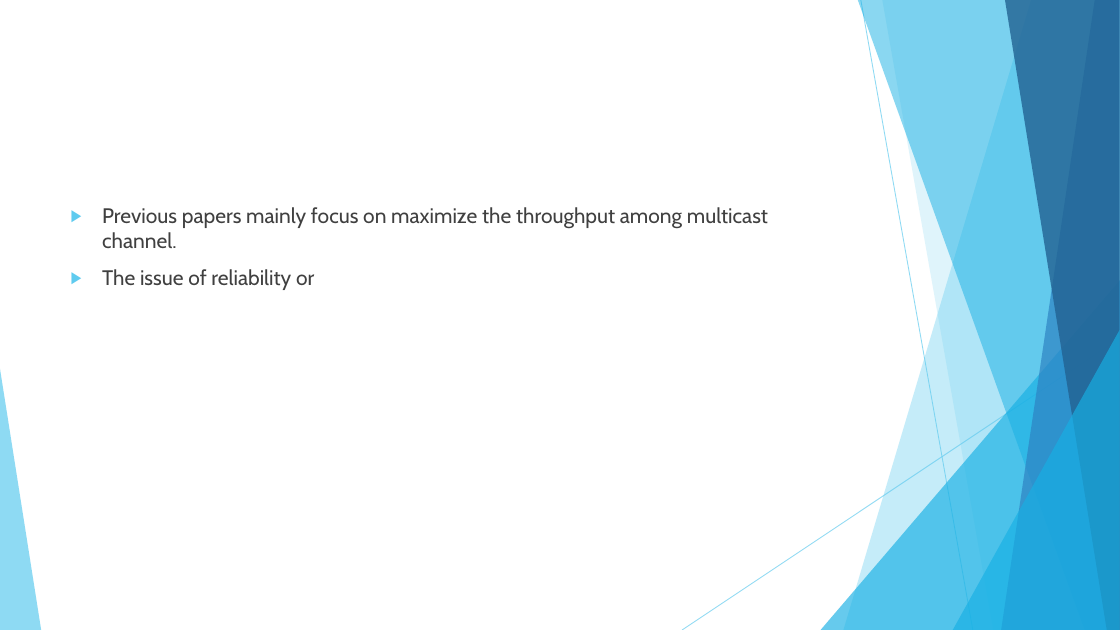
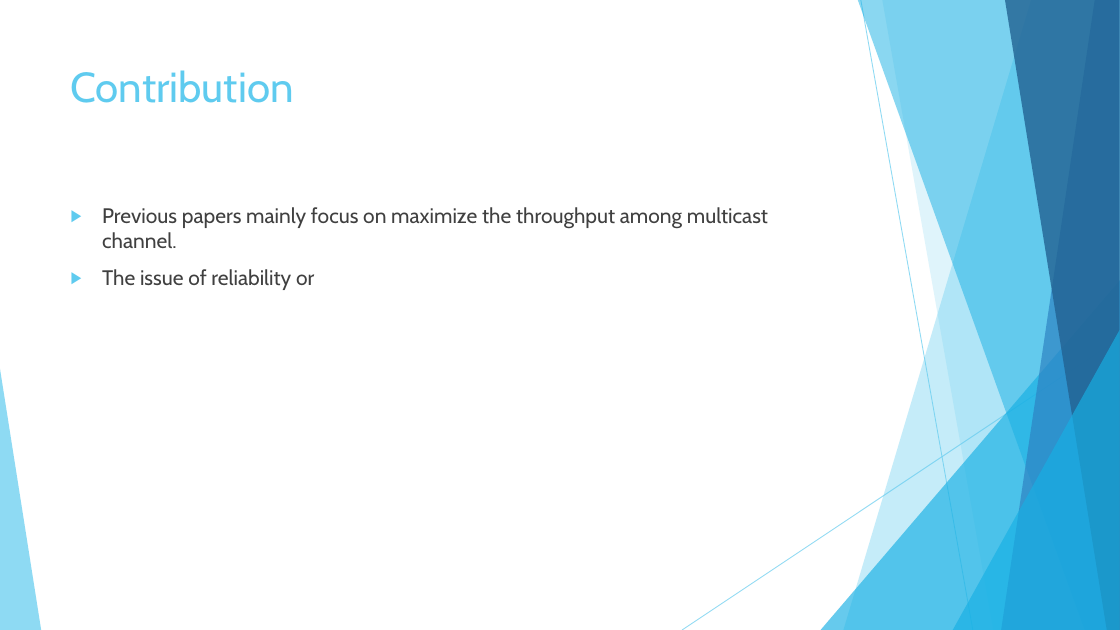
Before and after one commit to hungchun0201/Reliable_multicast_simulation, a slide deck: slide 4 of Final_project_reliable_multicast_retransmission_scheme.pptx. Drawn at 1120x630 pixels with LibreOffice and Linux fonts; fonts in the diff are those of the drawing. Boxes give left, top, right and bottom in pixels: in the first picture for what was removed or moved away, otherwise in the second. Text is boxed around its words. In the diff, an @@ line names an element or a change of style, - is before the commit and + after.

```diff
--- a/Final_project_reliable_multicast_retransmission_scheme.pptx
+++ b/Final_project_reliable_multicast_retransmission_scheme.pptx
@@ title added at [71, 70, 294, 103], 36 pt, text #5FCBEF @@
+Contribution
```
Also in this commit, not shown: 3 other slides changed, 3 slides added, 4 other files.
